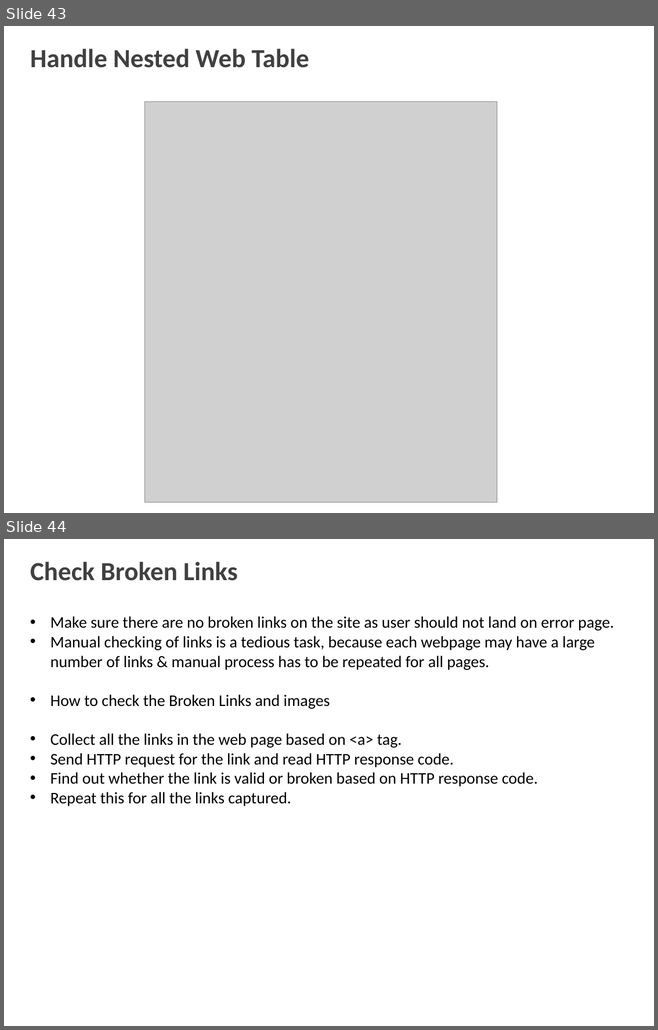
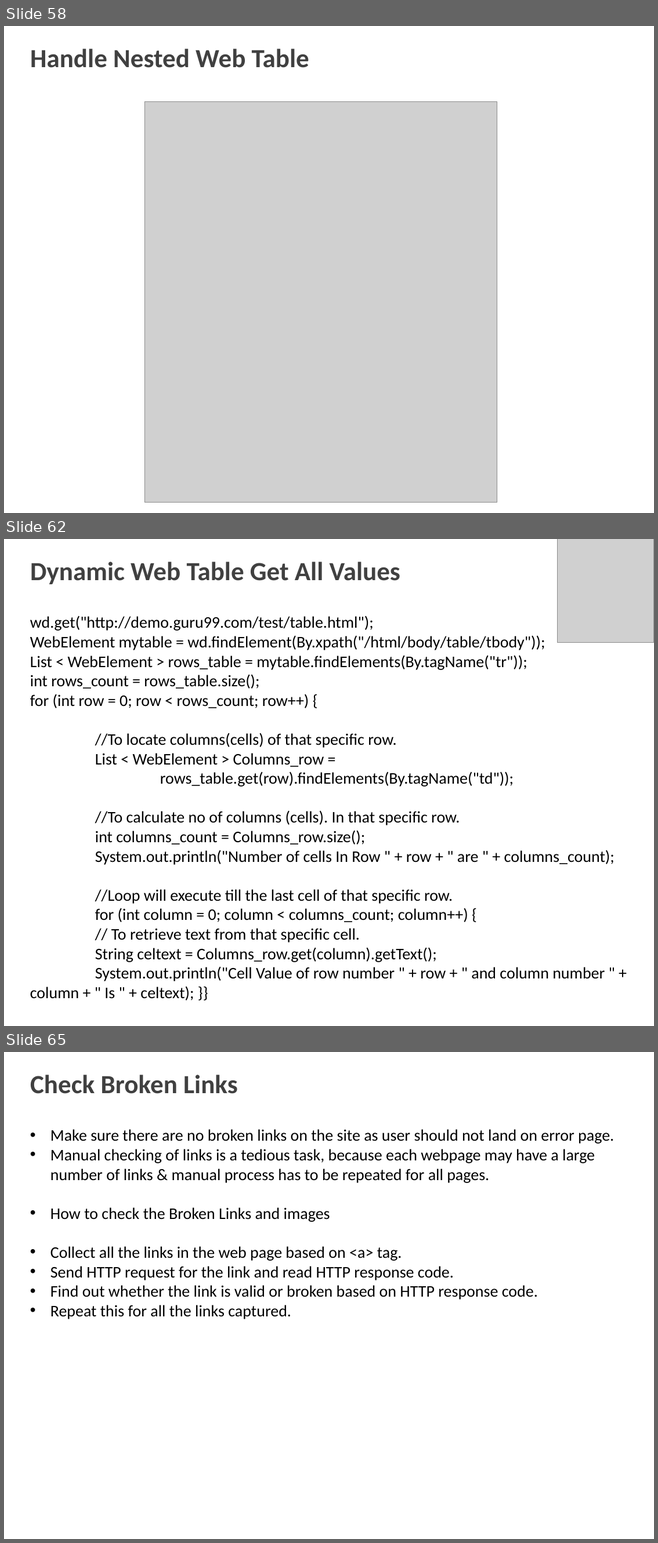
Before and after one commit to shalini06mittal/MphasisPhase5Batch1, a slide deck: 2_Selenium.pptx. Shown one above the other, each under a label of ours: slides 43 and 44 before the commit, slides 58, 62 and 65 after it; the slides between them are not shown. The pictures are 658x1030 and 658x1543 pixels, drawn with LibreOffice and Linux fonts; fonts in the diff are those of the drawing; grey boxes stand for pictures; background and template pictures are left out. Boxes give left, top, right and bottom in pixels: in the first picture for what was removed or moved away, otherwise in the second. Text is boxed around its words. In the diff, an @@ line names an element or a change of style, - is before the commit and + after.

Commit message:
Day 3 selenium wait, xpath, popups

```diff
--- a/2_Selenium.pptx
+++ b/2_Selenium.pptx
@@ slide 62 added at box(4, 539, 654, 1026), background picture (left out) @@
@@ picture added at box(557, 539, 654, 642) @@
@@ title added at box(30, 562, 400, 584), 29 pt, text #404040, bold @@
+Dynamic Web Table Get All Values
@@ text added at box(30, 616, 614, 1001), 18 pt, text #000000 @@
+wd.get("http://demo.guru99.com/test/table.html");
+WebElement mytable = wd.findElement(By.xpath("/html/body/table/tbody"));
+List < WebElement > rows_table = mytable.findElements(By.tagName("tr"));
+int rows_count = rows_table.size();
+for (int row = 0; row < rows_count; row++) {
+//To locate columns(cells) of that specific row.
+List < WebElement > Columns_row =
+rows_table.get(row).findElements(By.tagName("td"));
+//To calculate no of columns (cells). In that specific row.
+int columns_count = Columns_row.size();
+System.out.println("Number of cells In Row " + row + " are " + columns_count);
+//Loop will execute till the last cell of that specific row.
+for (int column = 0; column < columns_count; column++) {
+// To retrieve text from that specific cell.
+String celtext = Columns_row.get(column).getText();
+System.out.println("Cell Value of row number " + row + " and column number " + column + " Is " + celtext); }}
@@ what was slide 43 is now slide 58 @@
@@ what was slide 44 is now slide 65 @@
```
Also in this commit, not shown: 2 slides changed, 21 other slides added, 42 other files.
